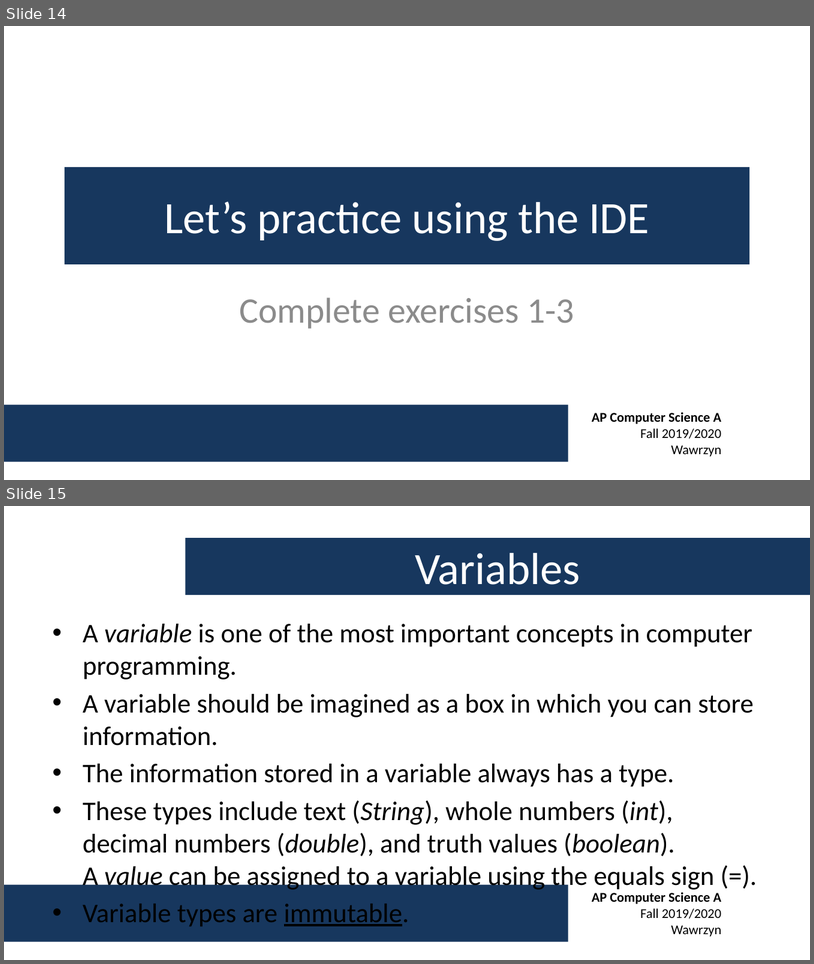
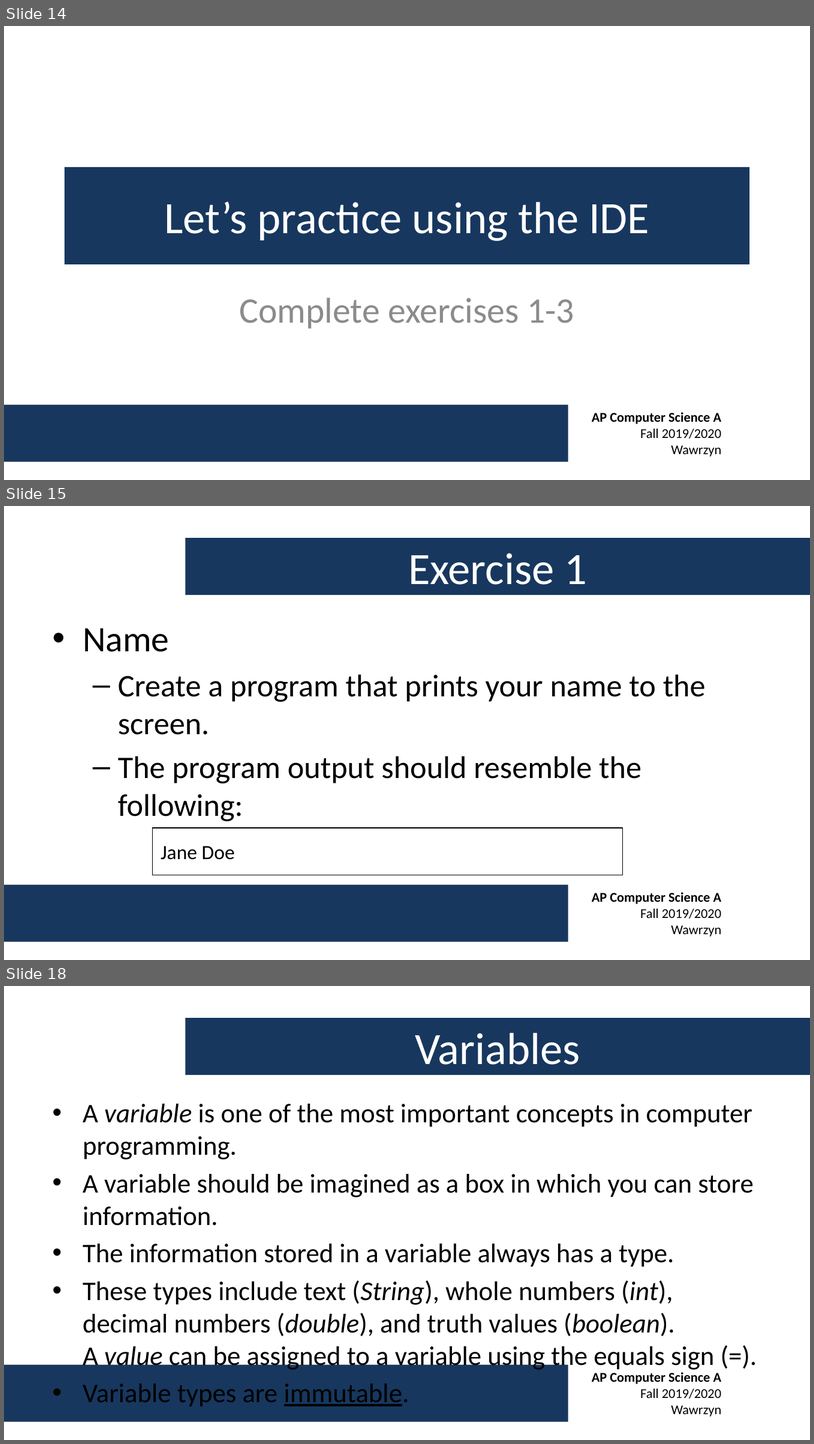
Before and after one commit to swawrzyn/shtcs-ap-cs-fall-2019, a slide deck: Week 1/AP CS A - Week 1 Lecture.pptx. Shown one above the other, each under a label of ours: slides 14 and 15 before the commit, slides 14, 15 and 18 after it; the slides between them are not shown. The pictures are 814x964 and 814x1444 pixels, drawn with LibreOffice and Linux fonts; fonts in the diff are those of the drawing; background and template pictures are left out. Boxes give left, top, right and bottom in pixels: in the first picture for what was removed or moved away, otherwise in the second. Text is boxed around its words. In the diff, an @@ line names an element or a change of style, - is before the commit and + after.

```diff
--- a/Week 1/AP CS A - Week 1 Lecture.pptx
+++ b/Week 1/AP CS A - Week 1 Lecture.pptx
@@ slide 15 added at (x1=4, y1=506, x2=810, y2=960), background #FFFFFF; not listed: 2 template elements that a slide beside it also shows @@
@@ title added at (x1=185, y1=538, x2=810, y2=595), fill #17375E, 40 pt, text #FFFFFF @@
+Exercise 1
@@ text added at (x1=83, y1=628, x2=706, y2=821), 28 pt, text #000000 @@
+• Name
+  – Create a program that prints your name to the screen.
+  – The program output should resemble the following:
@@ rectangle added at (x1=152, y1=828, x2=623, y2=874), fill #FFFFFF, outline #000000 0.75 pt, 18 pt, text #000000 @@
+Jane Doe
@@ what was slide 15 is now slide 18 @@
```
Also in this commit, not shown: 6 other slides added.
